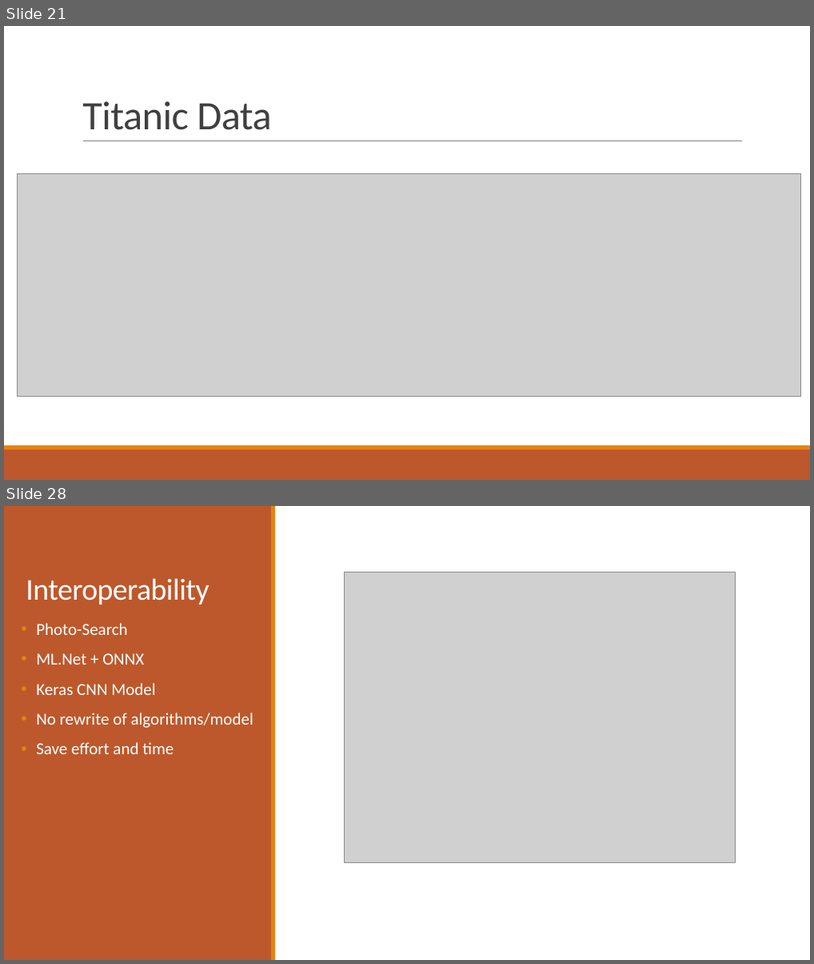
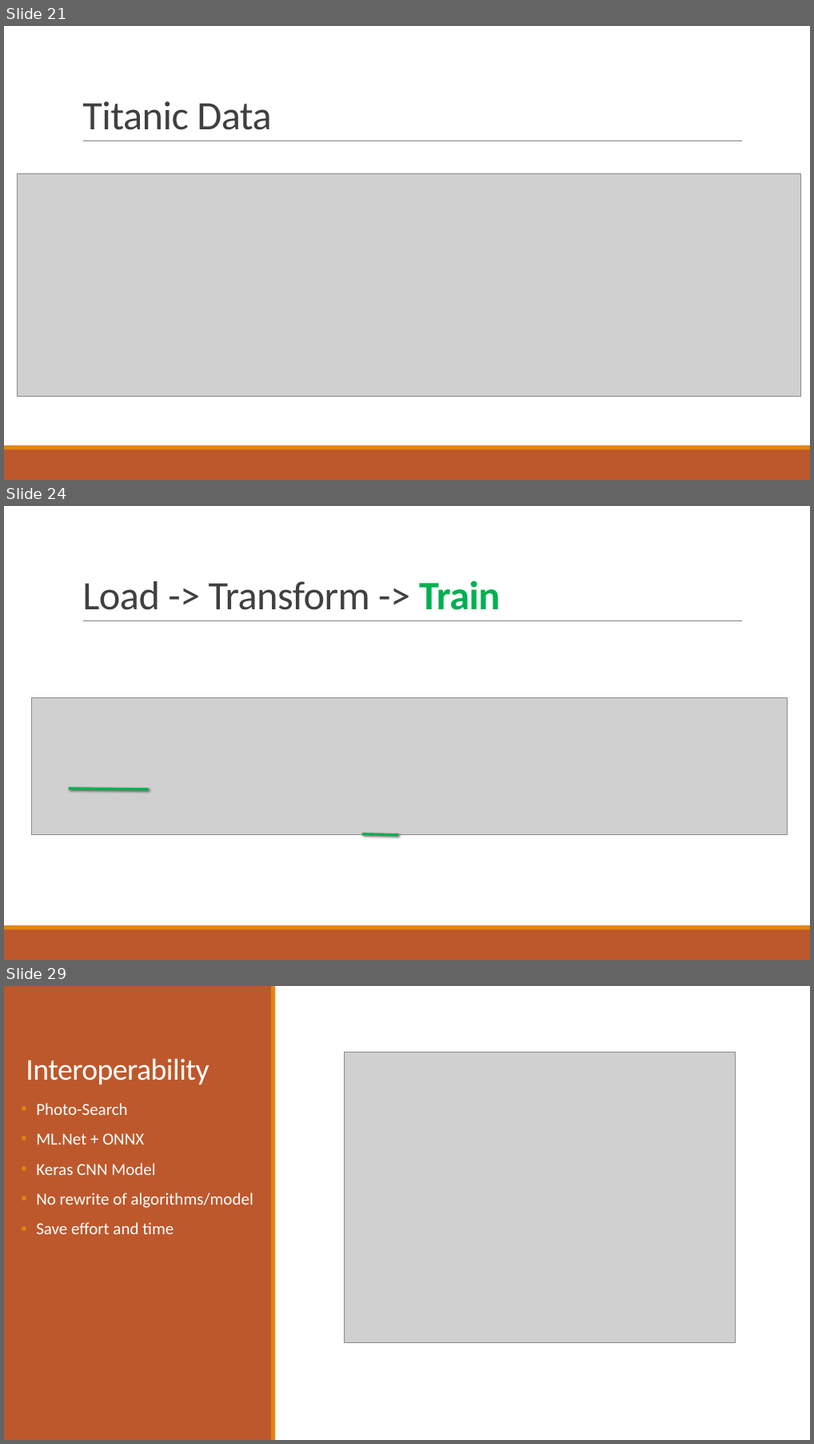
Before and after one commit to praveenraghuvanshi1512/AIML, a slide deck: Meetup_DotNet_10_Aug_2019/ML_Net_Praveen_Raghuvanshi_10_Aug_2019.pptx. Shown one above the other, each under a label of ours: slides 21 and 28 before the commit, slides 21, 24 and 29 after it; the slides between them are not shown. The pictures are 814x964 and 814x1444 pixels, drawn with LibreOffice and Linux fonts; fonts in the diff are those of the drawing; grey boxes stand for pictures. Boxes give left, top, right and bottom in pixels: in the first picture for what was removed or moved away, otherwise in the second. Text is boxed around its words. In the diff, an @@ line names an element or a change of style, - is before the commit and + after.

```diff
--- a/Meetup_DotNet_10_Aug_2019/ML_Net_Praveen_Raghuvanshi_10_Aug_2019.pptx
+++ b/Meetup_DotNet_10_Aug_2019/ML_Net_Praveen_Raghuvanshi_10_Aug_2019.pptx
@@ slide 24 added at (x1=4, y1=506, x2=810, y2=960), background #FFFFFF; not listed: 3 template elements that a slide beside it also shows @@
@@ title added at (x1=82, y1=580, x2=500, y2=610), 48 pt, text #404040 @@
+Load -> Transform -> Train
@@ picture added at (x1=31, y1=698, x2=787, y2=835) @@
@@ line added from (69, 788) to (149, 789), #00B050 3 pt @@
@@ line added from (362, 834) to (398, 835), #00B050 3 pt @@
@@ what was slide 28 is now slide 29 @@
```
Also in this commit, not shown: 5 slides changed, 2 other slides added, 2 slides removed.
